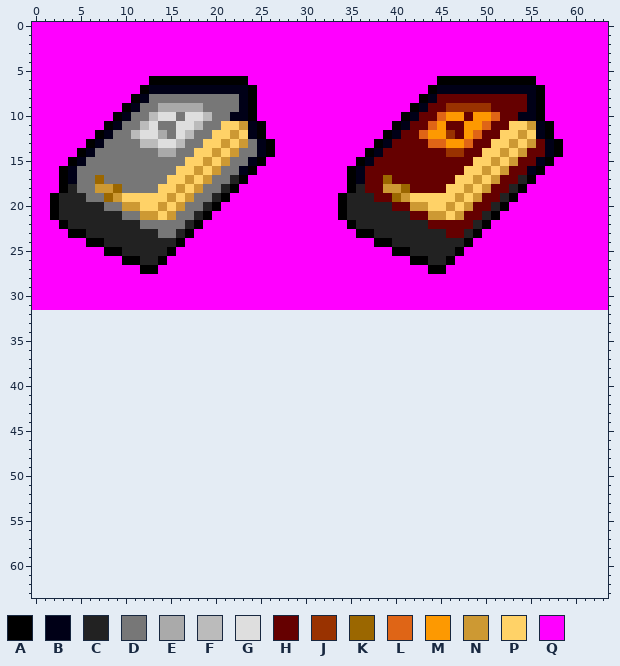
One commit to this pixel-art sprite: worlds/haxima-1.002/books.png. Above: the version before the commit.
The file is 64x32 pixels. The old version is drawn lined up with the new one, on the new canvas.
Palette (. is transparent): A #000000  B #000017  C #222222  D #777777  E #aaaaaa  F #bbbbbb  G #dedede  H #650000  J #993200  K #9b6700  L #df6516  M #fd9901  N #cd9933  P #ffd267  Q #ff00ff
Pixels before (only the part around the change), first column x 0:
25 QQQQQQQQAACCCCCAQQQQQQQQQQQQQQQQQQQQQQQQAACCCCCAQQQQQQQQQQQQQQQQ
26 QQQQQQQQQQAACCAQQQQQQQQQQQQQQQQQQQQQQQQQQQAACCAQQQQQQQQQQQQQQQQQ
27 QQQQQQQQQQQQAAQQQQQQQQQQQQQQQQQQQQQQQQQQQQQQAAQQQQQQQQQQQQQQQQQQ
28 QQQQQQQQQQQQQQQQQQQQQQQQQQQQQQQQQQQQQQQQQQQQQQQQQQQQQQQQQQQQQQQQ
29 QQQQQQQQQQQQQQQQQQQQQQQQQQQQQQQQQQQQQQQQQQQQQQQQQQQQQQQQQQQQQQQQ
30 QQQQQQQQQQQQQQQQQQQQQQQQQQQQQQQQQQQQQQQQQQQQQQQQQQQQQQQQQQQQQQQQ
31 QQQQQQQQQQQQQQQQQQQQQQQQQQQQQQQQQQQQQQQQQQQQQQQQQQQQQQQQQQQQQQQQ
32 ................................................................
33 ................................................................
34 ................................................................
35 ................................................................
36 ................................................................
37 ................................................................
38 ................................................................
39 ................................................................
40 ................................................................
41 ................................................................
42 ................................................................
43 ................................................................
44 ................................................................
45 ................................................................
46 ................................................................
47 ................................................................
48 ................................................................
49 ................................................................
50 ................................................................
51 ................................................................
52 ................................................................
53 ................................................................
54 ................................................................
55 ................................................................
56 ................................................................
57 ................................................................
58 ................................................................
59 ................................................................
60 ................................................................
61 ................................................................
62 ................................................................
63 ................................................................
After:
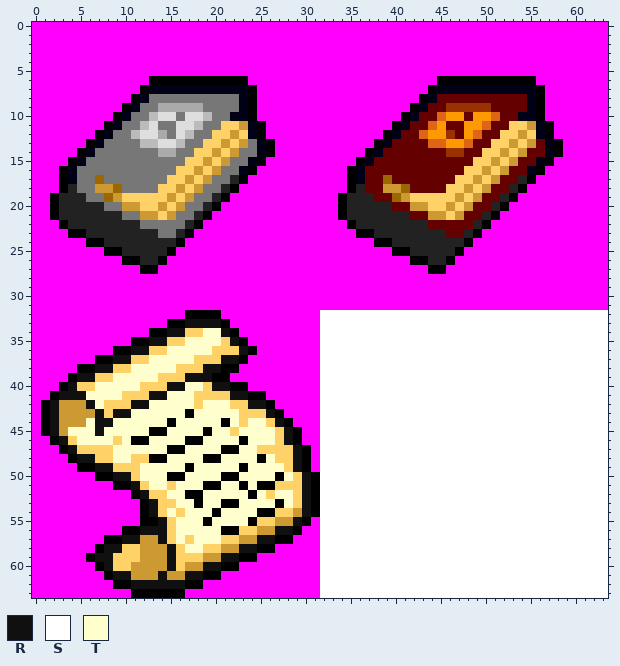
Colours new in this view: R #101010  S #ffffff  T #ffffce
Changes in this commit:
canvas 64x32 -> 64x64
Changed rows in their new state; - is an unchanged pixel.
first column x 0:
32 QQQQQQQQQQQQQQQQQAAAAQQQQQQQQQQQSSSSSSSSSSSSSSSSSSSSSSSSSSSSSSSS
33 QQQQQQQQQQQQQQQAARRRRAQQQQQQQQQQSSSSSSSSSSSSSSSSSSSSSSSSSSSSSSSS
34 QQQQQQQQQQQQQAARRPPTTRAQQQQQQQQQSSSSSSSSSSSSSSSSSSSSSSSSSSSSSSSS
35 QQQQQQQQQQQAARRPPTTTTPRAQQQQQQQQSSSSSSSSSSSSSSSSSSSSSSSSSSSSSSSS
36 QQQQQQQQQAARRPPTTTTTPPPRAQQQQQQQSSSSSSSSSSSSSSSSSSSSSSSSSSSSSSSS
37 QQQQQQQAARRPPTTTTTPPPRRAQQQQQQQQSSSSSSSSSSSSSSSSSSSSSSSSSSSSSSSS
38 QQQQQAARRPPTTTTTPPPRRAAQQQQQQQQQSSSSSSSSSSSSSSSSSSSSSSSSSSSSSSSS
39 QQQQARRPPTTTTTPPPRRRAAQQQQQQQQQQSSSSSSSSSSSSSSSSSSSSSSSSSSSSSSSS
40 QQQARPPTTTTTPPPRRTTPRRAAQQQQQQQQSSSSSSSSSSSSSSSSSSSSSSSSSSSSSSSS
41 QQARRRTTTTPPPRRTTTPPPPRRAAQQQQQQSSSSSSSSSSSSSSSSSSSSSSSSSSSSSSSS
42 QARNNNRTPPPRRTTTTTPTTTPPRRAQQQQQSSSSSSSSSSSSSSSSSSSSSSSSSSSSSSSS
43 QARNNNNRPRRTTTTTTATTTTTPPPRAQQQQSSSSSSSSSSSSSSSSSSSSSSSSSSSSSSSS
44 QARNNNTRRTTTTTTATTTTTATPTTPRAQQQSSSSSSSSSSSSSSSSSSSSSSSSSSSSSSSS
45 QARNTTTRTTTTTAATTTTATTPTTTTPRAQQSSSSSSSSSSSSSSSSSSSSSSSSSSSSSSSS
46 QQARPTTTTPTAATTTTAATTTTATTTPRAQQSSSSSSSSSSSSSSSSSSSSSSSSSSSSSSSS
47 QQQARPPPPTTTTTTAATTTTAATTPPPPRAQSSSSSSSSSSSSSSSSSSSSSSSSSSSSSSSS
48 QQQQARRPPTTPPAATTTTAATTTTATPPRAQSSSSSSSSSSSSSSSSSSSSSSSSSSSSSSSS
49 QQQQQAARRPPPTTTTTATTTTTATTTTPRAQSSSSSSSSSSSSSSSSSSSSSSSSSSSSSSSS
50 QQQQQQQAARRPTTTAATTTTAATTTTATPRASSSSSSSSSSSSSSSSSSSSSSSSSSSSSSSS
51 QQQQQQQQQAARPTTPTTTAATTATAAPPPRASSSSSSSSSSSSSSSSSSSSSSSSSSSSSSSS
52 QQQQQQQQQQQARPPTTAATTTTTATPTTPRASSSSSSSSSSSSSSSSSSSSSSSSSSSSSSSS
53 QQQQQQQQQQQQARPPTTATTAATTTTATPRASSSSSSSSSSSSSSSSSSSSSSSSSSSSSSSS
54 QQQQQQQQQQQQARPTPTTTATTTTAAPPNRASSSSSSSSSSSSSSSSSSSSSSSSSSSSSSSS
55 QQQQQQQQQQQQAARPTTTATTTTAPPNNRAQSSSSSSSSSSSSSSSSSSSSSSSSSSSSSSSS
56 QQQQQQQQQQAARRRPTTTTTAAPPNNRRAQQSSSSSSSSSSSSSSSSSSSSSSSSSSSSSSSS
57 QQQQQQQQAARRNNRPTPTTTPPNNRRAAQQQSSSSSSSSSSSSSSSSSSSSSSSSSSSSSSSS
58 QQQQQQQARRPPNNNRPTTPPNNRRAAQQQQQSSSSSSSSSSSSSSSSSSSSSSSSSSSSSSSS
59 QQQQQQARRPPPNNNRPPPNNRRAAQQQQQQQSSSSSSSSSSSSSSSSSSSSSSSSSSSSSSSS
60 QQQQQQQARPPNNNNRPNNRRAAQQQQQQQQQSSSSSSSSSSSSSSSSSSSSSSSSSSSSSSSS
61 QQQQQQQQARRNNNRNNRRAAQQQQQQQQQQQSSSSSSSSSSSSSSSSSSSSSSSSSSSSSSSS
62 QQQQQQQQQAARRRRRRAAQQQQQQQQQQQQQSSSSSSSSSSSSSSSSSSSSSSSSSSSSSSSS
63 QQQQQQQQQQQAAAAAAQQQQQQQQQQQQQQQSSSSSSSSSSSSSSSSSSSSSSSSSSSSSSSS
Changed places in both pictures, as pixel boxes (x1, y1, x2, y2):
added: (32, 310, 608, 598)
